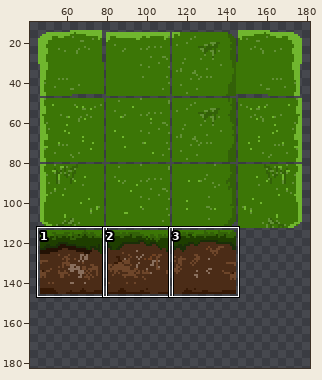
A pixel-art file gets an edit: Assets/Sprites/tilemap.aseprite. The picture above shows the old version from afar; the outline marks the close-up.
Close-up. As it was:
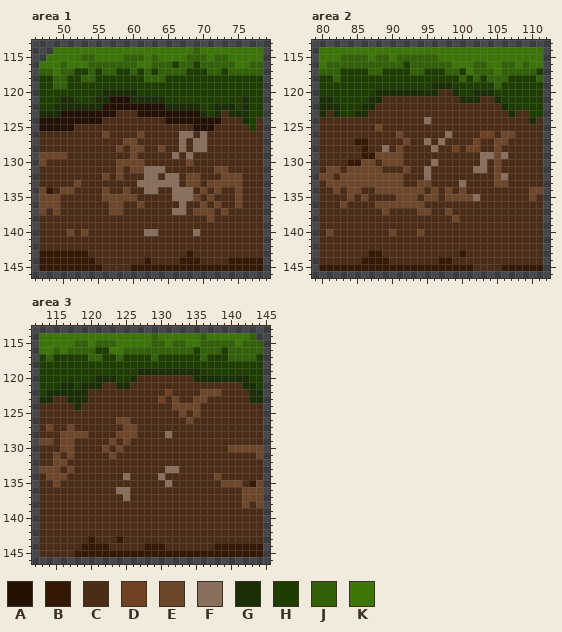
480x254 pixels, 1 frame. Shown: area 1: x 46..79, y 113..146; area 2: x 79..112, y 113..146; area 3: x 112..145, y 113..146. The wide view leaves out empty margins. The commit also changed other parts of the picture, which this record leaves out.
Palette (. is transparent): A #231104  B #361905  C #4b2c17  D #714222  E #6e462a  F #896f5d  G #1a2e08  H #1e3e00  J #336108  K #3c7606
Pixels before, area 1, first column x 47:
114 ..KKKKKKKKKKKKKKKKKKKKJKKKKKKKKK
115 .KKKKKJJKKKKJJJKJKKKKJJJKJJKKKKK
116 KKKJKKKJJJJJJJKKJJJHJJHJJJJJKKJJ
117 JJKJJHHJHJJHHJHJHJJJJHHHJJHJJJJJ
118 HHJJHHJJHHHHHHHJJJHHHHHHHHHHHHHH
119 HHJJHHHHHHHHHHHHHHHHHHHHHHHHHHHH
120 HHHHHHHHHGGGGGHHHHHHHHHHHHHHHHHH
121 HHHGGHHHGGAAAGGGGGHHHHHHHHHHHGHH
122 HHGGGGGGGAAAAAAAAAGGGGGHHGGGHGHH
123 GGGAAAAAAAACCCAAAAAAAAAGHGCGGGHH
124 AAAAAAAAACCCCCCCCCAAAAAAAACCCGHC
125 AAAAACCCCCCCCCCCCCCCCCAAACCCCCHC
126 CCCCCCCCCECCCCECCCCCFFCFCCCCCCCC
127 CCCCCCCCCCCCEECCCCCCFCFFCCCCCCCC
128 CCCCCCCCCCCECEECCECCFCFFCCCCCCCC
129 EEEECCCCCCCCCECCCCCFCFCCCCCCCCCC
130 ECCCCCCCCCCEEEECCCCCCECCCCCCCCCC
131 CCCCCCCCCCCECEEFFFCCCCCCCEECCCCC
132 CCCCCCCCCECECCCFFCFFCEECCCEEECCC
133 CCCCCECCCCCCCCFFFFFFCEECEEEEECCC
134 EBCEECCCCECCECCFFCCFFFCECECCECCC
135 EEECCCCCCEEEEECCCCCFFFECECCCECCC
136 EEECCCCCCCEECCECCCCCFCCECECCECCC
137 ECECCCCCCCEECCCCCCCFFCEEECECCCCC
138 CCCCCCCCCCCCCCCCCCCCCCCCECCCCCCC
139 CCCCCCCCCCCCCCCCCCCCCCCCCCCCCCCC
140 CCCCECECCCCCCCCFFCCCCCFCCCCCCCCC
141 CCCCCCCCCCCCCCCCCCCCCCCCCCCCCCCC
142 CCCCCCCCCCCCCCCCCCCCCCCCCCCCCCCC
143 BBBBBBBCCCCCCCCCCCCCCBCCCCCCCCCC
144 BBBBBBBBCCCCCCCBCCCCBBBCCCCBBBBB
145 BBBBBBBBBCCCCBBBBBBBBBBBBBBBBBBB
Pixels before, area 2, first column x 80:
114 KKKKKKKKKKKKKKKKKKKKKKKKKKKKKKKK
115 KKKJJJJKJJKJJJJJJKKKKKKKKKKKKKKK
116 KJJJJJJJJJJJHJJJJJJKKKJJKKJJKJKK
117 JJJHHHHJJHHHHJJHHHJJHKJJJKJJJJJH
118 HHJHHHHHHHHHHHHHHHHHJHJHJJJHHHHJ
119 HHHHHHHHHHHHHHHHGGGHHHHHHJHHHHHH
120 HHHHHHHHGGGGGGGGGCCGHHGGGHHHHHHH
121 GGHHHHHGGCCCCCCCCCCCGGGCCGHHHHHH
122 GGGHHHGGCCCCCCCCCCCCCCCCCCGHHHHH
123 GCGHHGGCCCCCCCCCCCCCCCCCCCCGCCHH
124 CCCCCCCCCCCCCCCFCCCCCCCCCCCCCCGC
125 CCCCCCCCECCCCCCCCCCCCCCCCCCCCCCC
126 CCCCCCCCCCCECCCCCCFCCCCDDCEECCCC
127 CCCCCBBCCCCCECCFCFCCCCDCCEECCCCC
128 CCCCCCBCCFCECCCCFCCDCDDCCECCCCCC
129 CCCCCCBBEEEECCCCCCCCCCCFFEFCCCCC
130 CCCCBBEECEEECCCCFCCCCCCFCECCCCCC
131 CEECEEEEECCCECCFCCCCCCFFCECCCCCC
132 EECEEEEEEEEECCCFCCCCCCCCCEFCCCCC
133 CEEEEEEEEEEECCEECCCCFCCCCEECCCCC
134 CCECEECCEEEEEEECECECECCCCCCCCCEE
135 CCCCECECCCCEEECEECEEEEFCCCCCCCEC
136 CCCECCCCEEEEEEECCCCCCCCCCCCCCCCC
137 CCCCCCCCCECCCCEECCECCCCCCCCCCCCC
138 CCCCCCCCCCCCCCCCCCCECCCCCCCCCCCC
139 CCCCCCCCCCCCCCCCCCCCCCCCCCCCCCCC
140 CECCCCCCCCECCCECCCCCCCCCCCCCCCCC
141 CCCCCCCCCCCCCCCCCCCCCCCCCCCCCCCC
142 CCCCCCCCCCCCCCCCCCCCCCCCCCCCCCCC
143 CCCCCCCBBCCCCCCCCCCCBCCCCCCCCCCC
144 CCCCCCBBBBCCCCCCCBBCCCCCCCCCCCCC
145 BBBBBBBBBBBBBBBBBBBBBBCCCCBBBBBB
Pixels before, area 3, first column x 113:
114 KKKKKKKKKKKKKKKKJKKKKKKJKKKKKKJ.
115 KKKKKJJKJJJKKKKKJJKJJKKJJJJJKJJJ
116 KKJKJJJJHHKKJJJJJJJJJJHJJJHJJJJJ
117 HJHHHHHJJHHJHHHHJHHHHHHJHHHJJJJH
118 HHHHHHHHHHHHHHHHHHHHHHHHHHHHHHHH
119 HHHHHHHHHHHHHHGGGGGGGGGHHHHHHHHH
120 HHHHHHHHGGGHHGCCCCCCCCGGGGGGGGHH
121 HHHGGHGGGCCGGCCCCCCCCCCCCCCCCGGH
122 HGGGGGGCCCCCCCCCCCDCCCCEEECCCCGG
123 GGCCGGGCCCCCCCCCCDCECCEECCCCCCGG
124 CCCCCGCCCCCCCCCCCCCEEEECCCCCCCCC
125 CCCCCCCCCCCCCCCCCCCCECECCCCCCCCC
126 CCCCCCCCCCCEECCCCCCCCECCCCCCCCCC
127 CECCECCCCCCCEECCCCCCCCCCCCCCCCCC
128 CCCEEEECCCCEEECCCCFCCCCCCCCCCCCC
129 EECEECCCCCECECCCCCCCCCCCCCCCCCCC
130 CCCEECCCCECECCCCCCCCCCCCCCCEEEEE
131 CCECECCCCCECCCCCCCCCCCCCCCCCCCCE
132 CCEECCCCCCCCCCCCCCCCCCCCCCCCCCCC
133 EEECECCCCCCCCCCCCCFFCCCCCCCCCCCC
134 CEEECCCCCCCCFCCCCFCCCCCCCECCCCCC
135 CCECCCCCCCCCCCCCCCFCCCCCCCEEECBE
136 CCCCCCCCCCCFFCCCCCCCCCCCCCCCCEEE
137 CCCCCCCCCCCCFCCCCCCCCCCCCCCCCEEE
138 CCCCCCCCCCCCCCCCCCCCCCCCCCCCCECE
139 CCCCCCCCCCCCCCCCCCCCCCCCCCCCCCCC
140 CCCCCCCCCCCCCCCCCCCCCCCCCCCCCCCC
141 CCCCCCCCCCCCCCCCCCCCCCCCCCCCCCCC
142 CCCCCCCCCCCCCCCCCCCCCCCCCCCCCCCC
143 CCCCCCCBCCCBCCCCCCCCCCCCCCCCCCCC
144 CCCCCCBBBBCCCCCBBBCCCCCCCBBBBBBB
145 CCCCCBBBBBBBBBBBBBBBBBBBBBBBBBBB
Once edited:
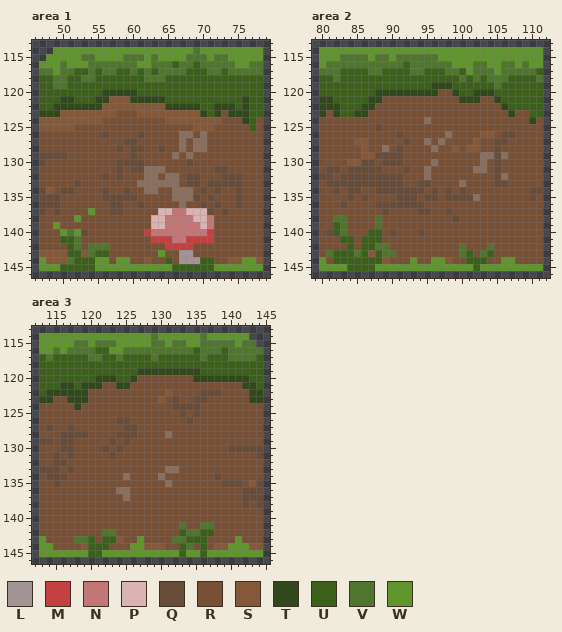
Colours new in this view: L #a39595  M #c34040  N #c37676  P #dcb3b3  Q #674c39  R #775035  S #855839  T #31471c  U #3c5f1b  V #50752e  W #60952e
From old to new:
Changed rows in their new state; - is an unchanged pixel.
Area 1:
first column x 47:
114 --WWWWWWWWWWWWWWWWWWWWVWWWWWWWWW
115 -WWWWWVVWWWWVVVWVWWWWVVVWVVWWWWW
116 WWWVWWWVVVVVVVWWVVVUVVUVVVVVWWVV
117 VVWVVUUVUVVUUVUVUVVVVUUUVVUVVVVV
118 UUVVUUVVUUUUUUUVVVUUUUUUUUUUUUUU
119 UUVVUUUUUUUUUUUUUUUUUUUUUUUUUUUU
120 UUUUUUUUUTTTTTUUUUUUUUUUUUUUUUUU
121 UUUTTUUUTTSSSTTTTTUUUUUUUUUUUTUU
122 UUTTTTTTTSSSSSSSSSTTTTTUUTTTUTUU
123 TTTSSSSSSSSRRRSSSSSSSSSTUTRTTTUU
124 SSSSSSSSSRRRRRRRRRSSSSSSSSRRRTUR
125 SSSSSRRRRRRRRRRRRRRRRRSSSRRRRRUR
126 RRRRRRRRRQRRRRQRRRRR--R-RRRRRRRR
127 RRRRRRRRRRRRQQRRRRRR-R--RRRRRRRR
128 RRRRRRRRRRRQRQQRRQRR-R--RRRRRRRR
129 QQQQRRRRRRRRRQRRRRR-R-RRRRRRRRRR
130 QRRRRRRRRRRQQQQRRRRRRQRRRRRRRRRR
131 RRRRRRRRRRRQRQQ---RRRRRRRQQRRRRR
132 RRRRRRRRRQRQRRR--R--RQQRRRQQQRRR
133 RRRRRQRRRRRRRR------RQQRQQQQQRRR
134 QSRQQRRRRQRRQRR--RR---RQRQRRQRRR
135 QQQRRRRRRQQQQQRRRRR---QRQRRRQRRR
136 QQQRRRRRRRQQRRQRRRRR-RRQRQRRQRRR
137 QRQRRRRWRRQQRRRRRPPNNPPPQRQRRRRR
138 RRRRRWRRRRRRRRRRPPNNNNPPNRRRRRRR
139 RRWRRRRRRRRRRRRRPPNNNNNPNRRRRRRR
140 RRRWVWQRRRRRRRRMNNNNNNNNMRRRRRRR
141 RRRUUVRRRRRRRRRRMMMNNMMMMRRRRRRR
142 RRRRUVRVVVRRRRRRRRMMMMRRRRRRRRRR
143 SSSSUUSVUURRRRRRRWRRLLRRRRRRRRRR
144 WSSSVUUUWWRWWRRSRRURLLLUURRSSWWS
145 WWWUUUUUWWWWWWWWWWWUUUUUUWWWWWWW
Area 2:
first column x 80:
114 WWWWWWWWWWWWWWWWWWWWWWWWWWWWWWWW
115 WWWVVVVWVVWVVVVVVWWWWWWWWWWWWWWW
116 WVVVVVVVVVVVUVVVVVVWWWVVWWVVWVWW
117 VVVUUUUVVUUUUVVUUUVVUWVVVWVVVVVU
118 UUVUUUUUUUUUUUUUUUUUVUVUVVVUUUUV
119 UUUUUUUUUUUUUUUUTTTUUUUUUVUUUUUU
120 UUUUUUUUTTTTTTTTTRRTUUTTTUUUUUUU
121 TTUUUUUTTRRRRRRRRRRRTTTRRTUUUUUU
122 TTTUUUTTRRRRRRRRRRRRRRRRRRTUUUUU
123 TRTUUTTRRRRRRRRRRRRRRRRRRRRTRRUU
124 RRRRRRRRRRRRRRR-RRRRRRRRRRRRRRTR
125 RRRRRRRRQRRRRRRRRRRRRRRRRRRRRRRR
126 RRRRRRRRRRRQRRRRRR-RRRRSSRQQRRRR
127 RRRRRSSRRRRRQRR-R-RRRRSRRQQRRRRR
128 RRRRRRSRR-RQRRRR-RRSRSSRRQRRRRRR
129 RRRRRRSSQQQQRRRRRRRRRRR--Q-RRRRR
130 RRRRSSQQRQQQRRRR-RRRRRR-RQRRRRRR
131 RQQRQQQQQRRRQRR-RRRRRR--RQRRRRRR
132 QQRQQQQQQQQQRRR-RRRRRRRRRQ-RRRRR
133 RQQQQQQQQQQQRRQQRRRR-RRRRQQRRRRR
134 RRQRQQRRQQQQQQQRQRQRQRRRRRRRRRQQ
135 RRRRQRQRRRRQQQRQQRQQQQ-RRRRRRRQR
136 RRRQRRRRQQQQQQQRRRRRRRRRRRRRRRRR
137 RRRRRRRRRQRRRRQQRRQRRRRRRRRRRRRR
138 RRVVRRRRVRRRRRRRRRRQRRRRRRRRRRRR
139 RRUVRRRRVRRRRRRRRRRRRRRRRRRRRRRR
140 RQUVRRRUURQRRRQRRRRRRRRRRRRRRRRR
141 RRRUURUUURRRRRRRRRRRRRRRRRRRRRRR
142 RRRRURUUVVRRRRRRRRRRVRRRVRRRRRRR
143 RVUUUVUSUVVRRRRRRRRRVURVURRRRRRR
144 WRUUUUUUUSRRRWRRWWSRRUUURRWWRRRR
145 WWWWUUUUWWWWWWWWWWWWWWUWWWWWWWWW
Area 3:
first column x 113:
114 WWWWWWWWWWWWWWWWVWWWWWWVWWWWWW.-
115 WWWWWVVWVVVWWWWWVVWVVWWVVVVVWVV.
116 WWVWVVVVUUWWVVVVVVVVVVUVVVUVVVVV
117 UVUUUUUVVUUVUUUUVUUUUUUVUUUVVVVU
118 UUUUUUUUUUUUUUUUUUUUUUUUUUUUUUUU
119 UUUUUUUUUUUUUUTTTTTTTTTUUUUUUUUU
120 UUUUUUUUTTTUUTRRRRRRRRTTTTTTTTUU
121 UUUTTUTTTRRTTRRRRRRRRRRRRRRRRTTU
122 UTTTTTTRRRRRRRRRRRSRRRRQQQRRRRTT
123 TTRRTTTRRRRRRRRRRSRQRRQQRRRRRRTT
124 RRRRRTRRRRRRRRRRRRRQQQQRRRRRRRRR
125 RRRRRRRRRRRRRRRRRRRRQRQRRRRRRRRR
126 RRRRRRRRRRRQQRRRRRRRRQRRRRRRRRRR
127 RQRRQRRRRRRRQQRRRRRRRRRRRRRRRRRR
128 RRRQQQQRRRRQQQRRRR-RRRRRRRRRRRRR
129 QQRQQRRRRRQRQRRRRRRRRRRRRRRRRRRR
130 RRRQQRRRRQRQRRRRRRRRRRRRRRRQQQQQ
131 RRQRQRRRRRQRRRRRRRRRRRRRRRRRRRRQ
132 RRQQRRRRRRRRRRRRRRRRRRRRRRRRRRRR
133 QQQRQRRRRRRRRRRRRR--RRRRRRRRRRRR
134 RQQQRRRRRRRR-RRRR-RRRRRRRQRRRRRR
135 RRQRRRRRRRRRRRRRRR-RRRRRRRQQQRSQ
136 RRRRRRRRRRR--RRRRRRRRRRRRRRRRQQQ
137 RRRRRRRRRRRR-RRRRRRRRRRRRRRRRQQQ
138 RRRRRRRRRRRRRRRRRRRRRRRRRRRRRQRQ
139 RRRRRRRRRRRRRRRRRRRRRRRRRRRRRRRR
140 RRRRRRRRRRRRRRRRRRRRRRRRRRRRRRRR
141 RRRRRRRRRRRRRRRRRRRRVRRVVRRRRRRR
142 RRRRRRRRRVVRRRRRRRRRUVVUURRRRRRR
143 WRRRRVVURUUSRRWRRRRVVUUURRRRWRRR
144 WWRRRRSUUURRRWWSSSRRUVRURSSWWWSS
145 WWWWWWWUUWWWWWWWWWWWUWWUWWWWWWWW
Where, in picture pixels (left, top, right, bottom), the same in both close-ups:
changed: (39, 47, 263, 271)
changed: (319, 47, 543, 271)
changed: (39, 333, 263, 557)
